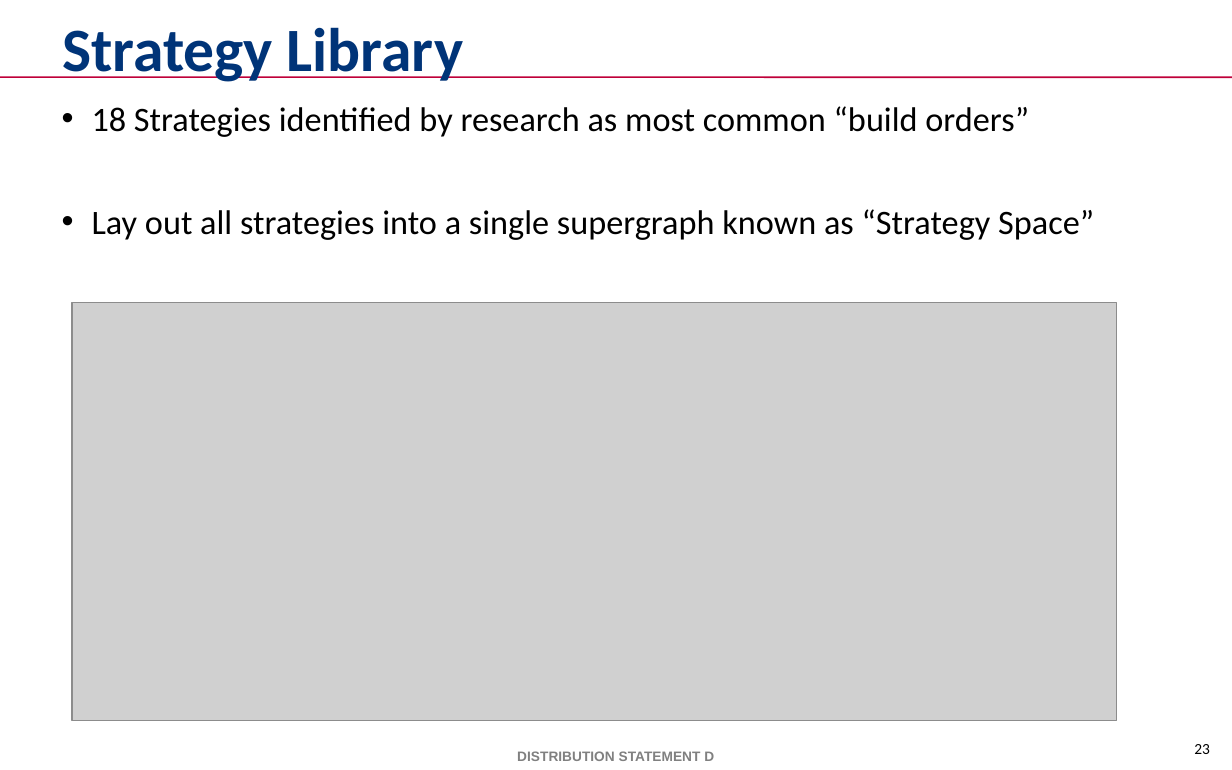
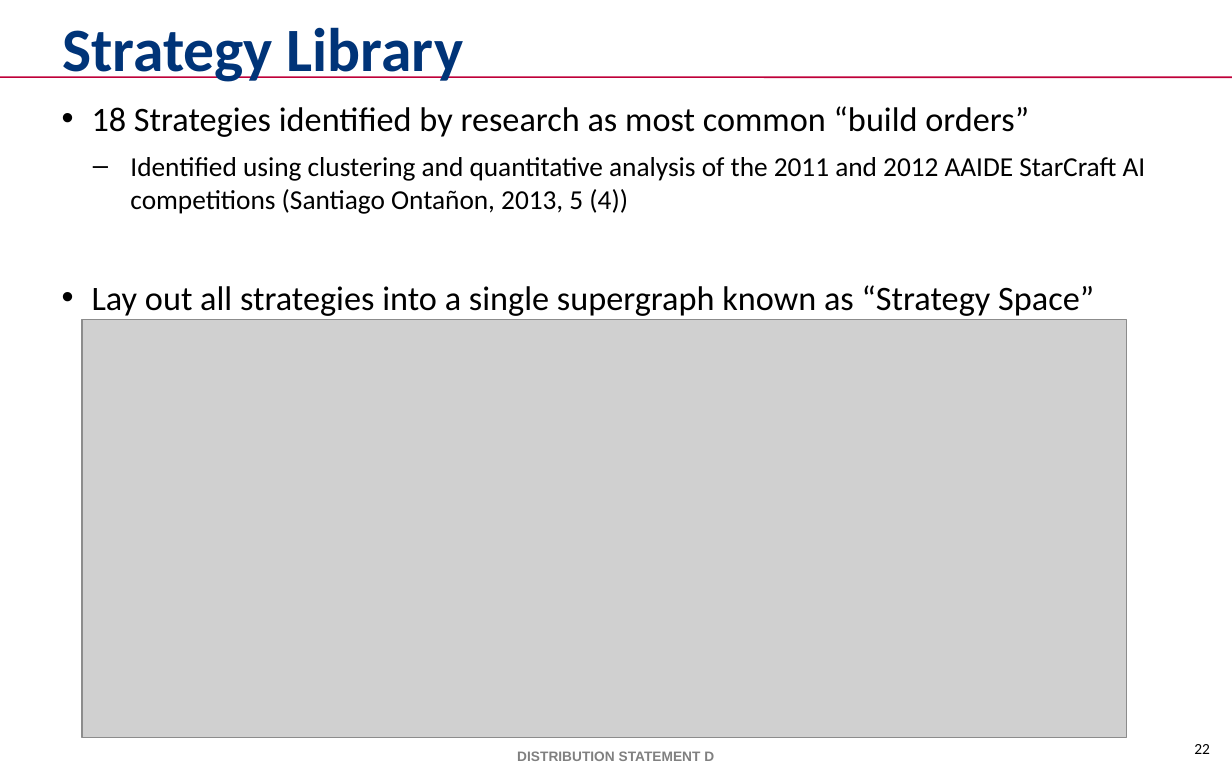
Before and after one commit to mikewkozak/IRE, a slide deck: slide 22 of Documentation/Thesis/Submission Draft/mkozak - Intent Recognition Engine.pptx (slide 23 before the commit). Drawn at 1232x770 pixels with LibreOffice and Linux fonts; fonts in the diff are those of the drawing; grey boxes stand for pictures; background and template pictures are left out. Boxes give left, top, right and bottom in pixels: in the first picture for what was removed or moved away, otherwise in the second. Text is boxed around its words. In the diff, an @@ line names an element or a change of style, - is before the commit and + after.

```diff
--- a/Documentation/Thesis/Submission Draft/mkozak - Intent Recognition Engine.pptx
+++ b/Documentation/Thesis/Submission Draft/mkozak - Intent Recognition Engine.pptx
@@ text at [130, 157, 1146, 214]: paragraph added @@
+  – Identified using clustering and quantitative analysis of the 2011 and 2012 AAIDE StarCraft AI competitions (Santiago Ontañon, 2013, 5 (4))
@@ picture: place and size @@
-picture at [71, 303, 1116, 721]
+picture at [83, 319, 1127, 737]
@@ page number at [1194, 744, 1210, 754]: text changed @@
-23
+22
```
Also in this commit, not shown: 15 other slides changed, 2 slides added, 1 slide removed.
